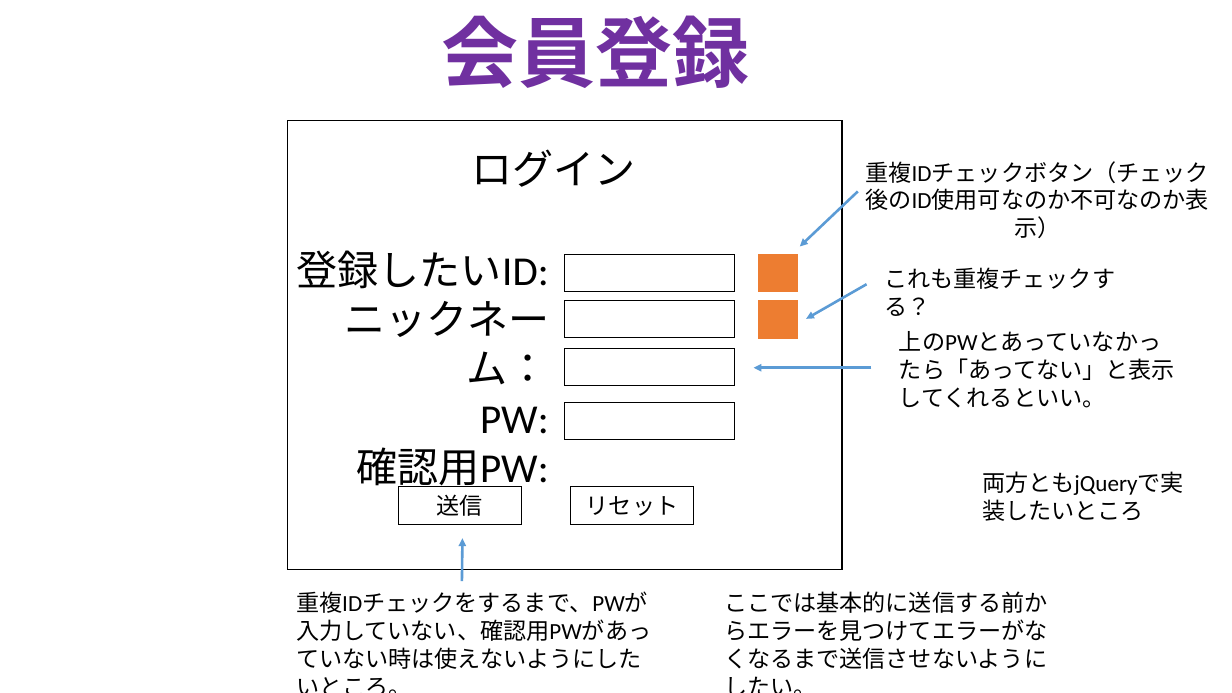
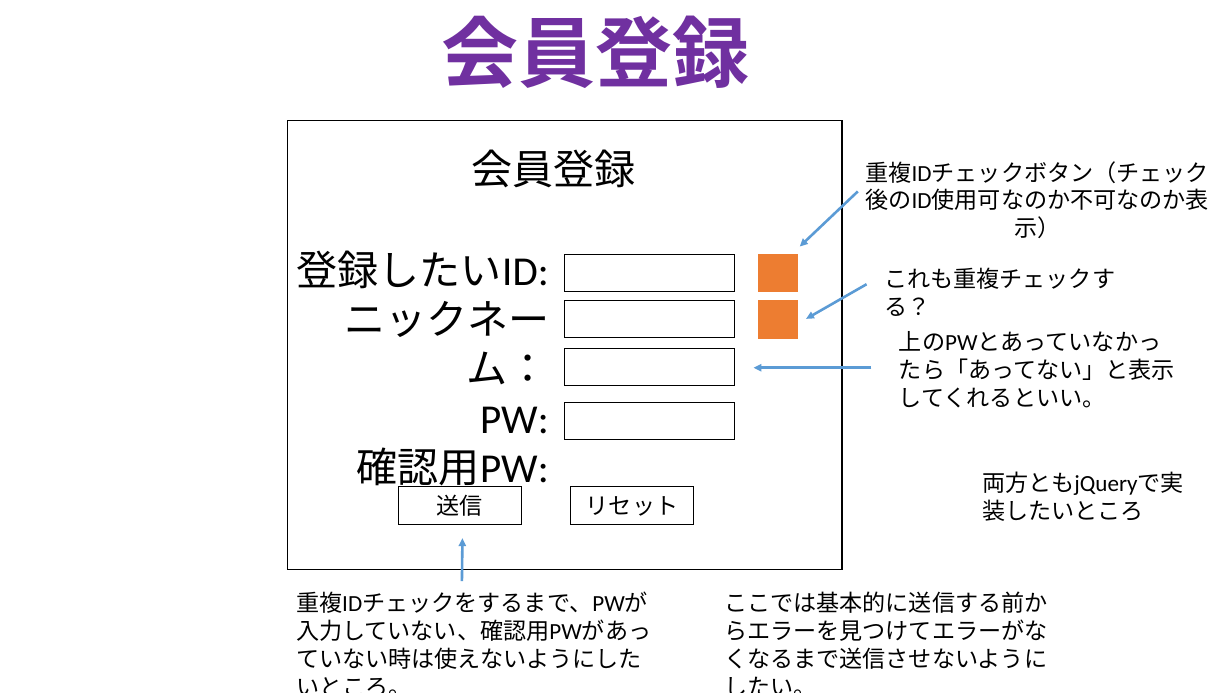
Before and after one commit to TakanoriOnuma/WebApplication, a slide deck: slide 2 of design/HTMLページ設計.pptx. Drawn at 1232x693 pixels with LibreOffice and Linux fonts; fonts in the diff are those of the drawing. Boxes give left, top, right and bottom in pixels: in the first picture for what was removed or moved away, otherwise in the second. Text is boxed around its words. In the diff, an @@ line names an element or a change of style, - is before the commit and + after.

Commit message:
ページの名前を修正
会員登録のページなのになぜかログインと書かれていたため、
そこを修正した。

```diff
--- a/design/HTMLページ設計.pptx
+++ b/design/HTMLページ設計.pptx
@@ text at [471, 149, 635, 188]: text changed @@
-ログイン
+会員登録
```
Also in this commit, not shown: 2 other slides changed.
